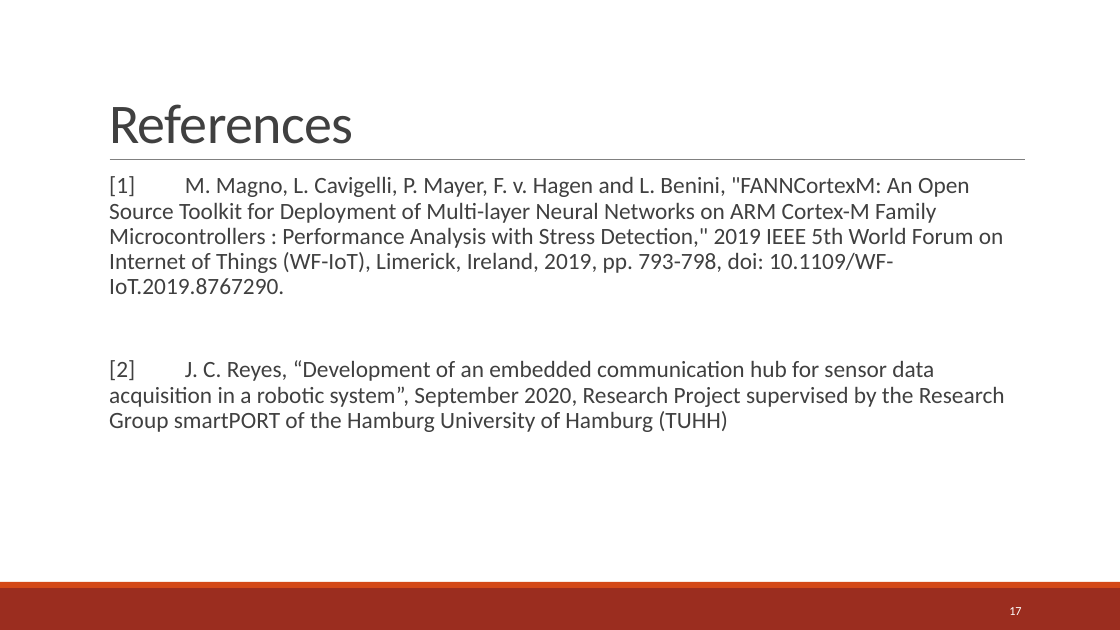
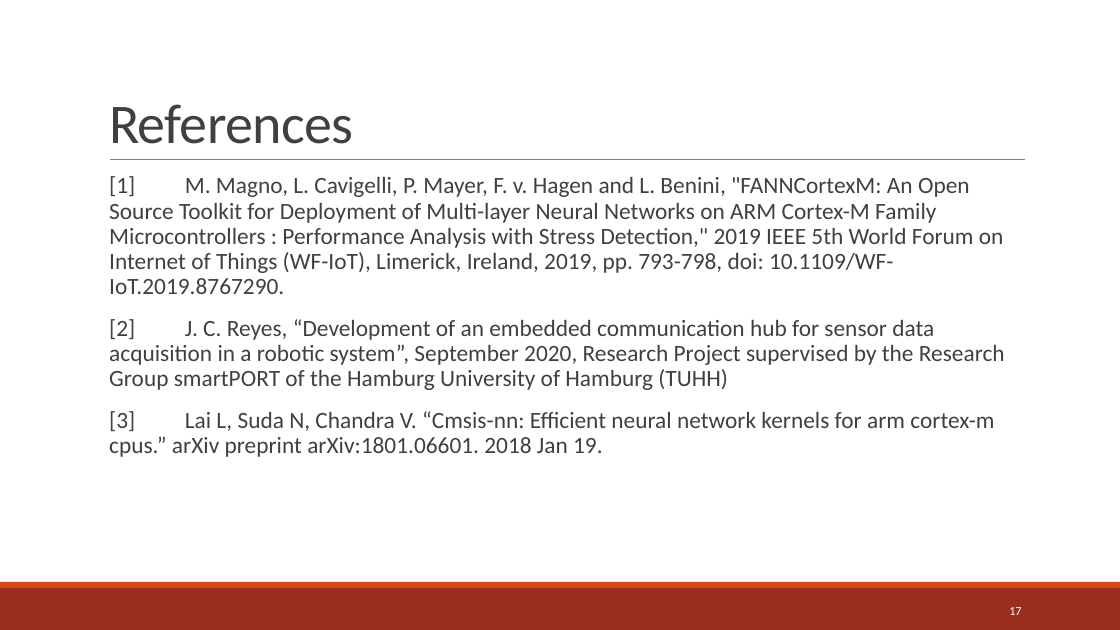
Before and after one commit to jreyesa0901/master_thesis, a slide deck: slide 17 of Resources/MA Proposal Reyes v2.pptx. Drawn at 1120x630 pixels with LibreOffice and Linux fonts; fonts in the diff are those of the drawing. Boxes give left, top, right and bottom in pixels: in the first picture for what was removed or moved away, otherwise in the second. Text is boxed around its words. In the diff, an @@ line names an element or a change of style, - is before the commit and + after.

```diff
--- a/Resources/MA Proposal Reyes v2.pptx
+++ b/Resources/MA Proposal Reyes v2.pptx
@@ text at (109, 411, 994, 457): paragraph added @@
+  [3] Lai L, Suda N, Chandra V. “Cmsis-nn: Efficient neural network kernels for arm cortex-m cpus.” arXiv preprint arXiv:1801.06601. 2018 Jan 19.
```
Also in this commit, not shown: 11 other slides changed, 1 slide added, 1 slide removed, 14 other files.
